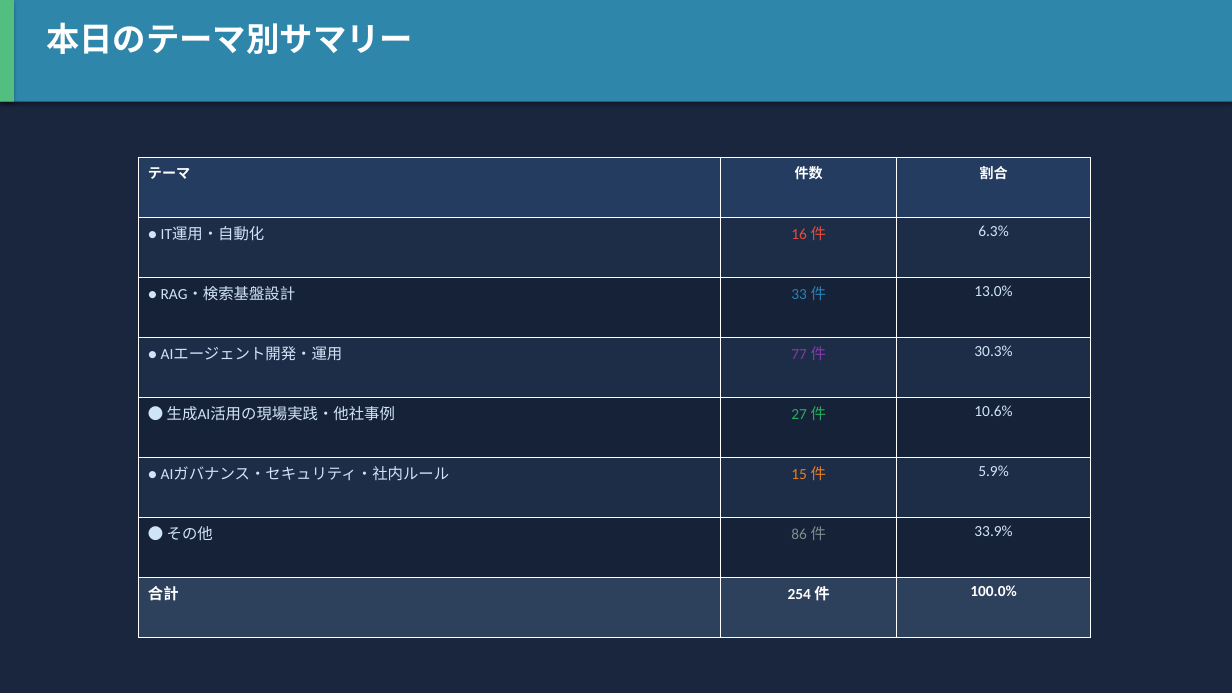
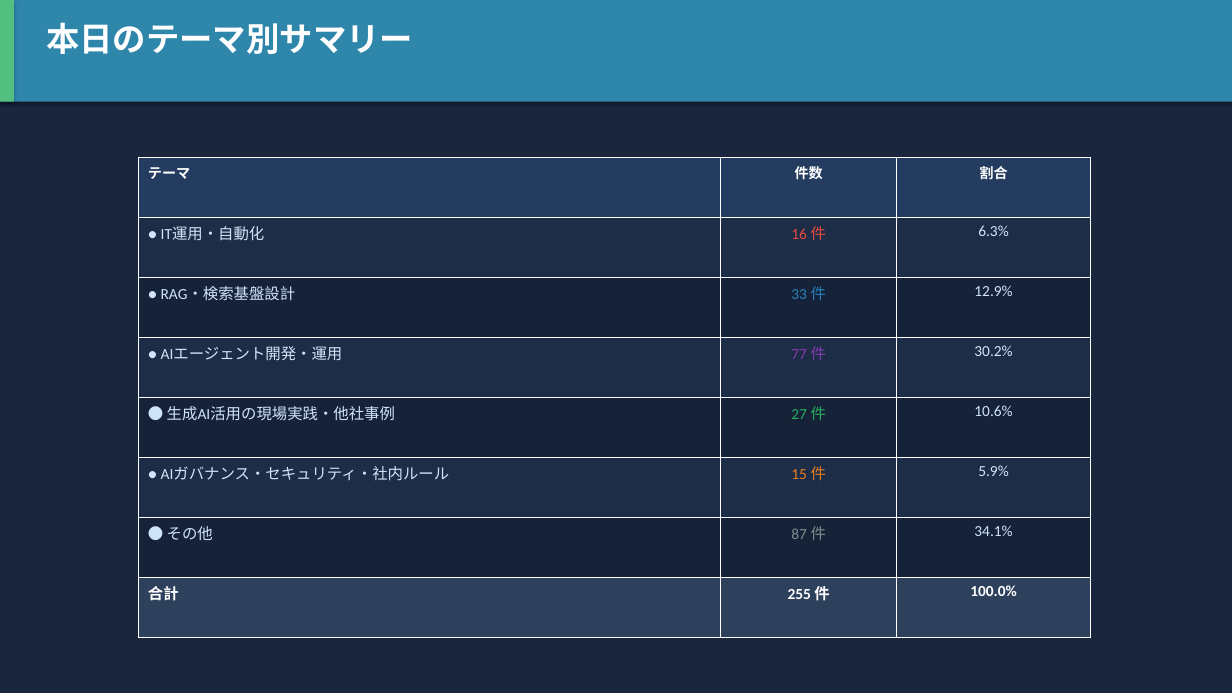
Before and after one commit to h-shoji-jws/ai-news-collector, a slide deck: slide 2 of data/2026-06-14.pptx. Drawn at 1232x693 pixels with LibreOffice and Linux fonts; fonts in the diff are those of the drawing. Boxes give left, top, right and bottom in pixels: in the first picture for what was removed or moved away, otherwise in the second. Text is boxed around its words. In the diff, an @@ line names an element or a change of style, - is before the commit and + after.

```diff
--- a/data/2026-06-14.pptx
+++ b/data/2026-06-14.pptx
@@ table at [139, 157, 1091, 638] @@
-row 3, column 3: 13.0%
+row 3, column 3: 12.9%
-row 4, column 3: 30.3%
+row 4, column 3: 30.2%
-row 7, column 2: 86 件
+row 7, column 2: 87 件
-row 7, column 3: 33.9%
+row 7, column 3: 34.1%
-row 8, column 2: 254 件
+row 8, column 2: 255 件
```
Also in this commit, not shown: 9 other slides changed, 1 other file.
